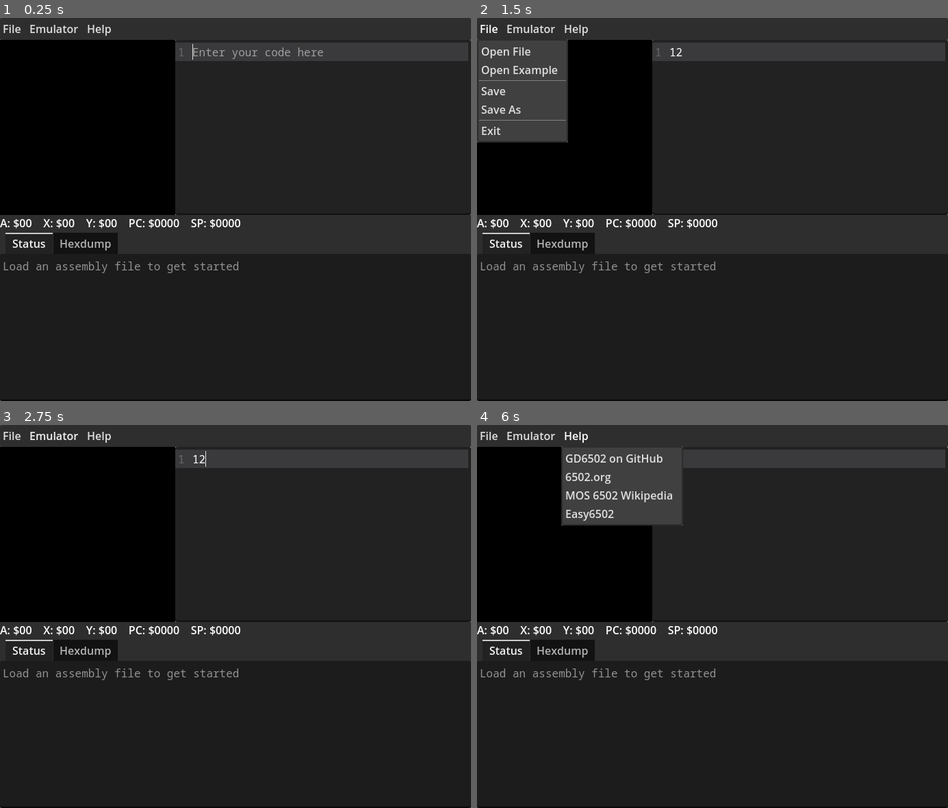
Above: before the commit, frames 1-4 (two rows, left to right).
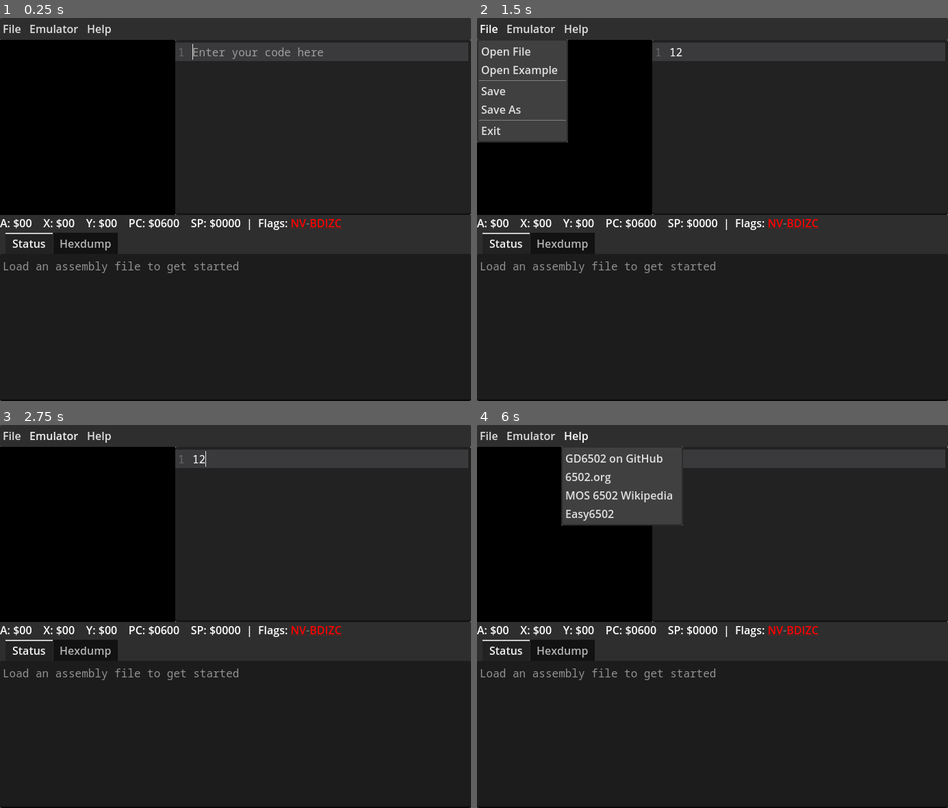
Above: after the commit, the same moments.

Repository: Eggbertx/GD6502-IDE
Game: Godot game, scene res://src/Main.tscn
Two runs of this game, one before a commit and one after it. Both use one fixed random seed, a clock stepped at 60 frames per second and the inputs below.
Inputs (mouse positions are in pixels of both pictures, inside the frame that each line leads up to):
- Up to frame 1 (0.25 s): no input
- Up to frame 2 (1.5 s): click (801, 129) at 0.52 s; type "12" at 0.6 s; click "File" at 1.25 s
- Up to frame 3 (2.75 s): click "Emulator" at 2 s
- Up to frame 4 (6 s): click "File" at 2.75 s; click "Emulator" at 3.5 s; click "File" at 4.25 s; click "Emulator" at 5 s; click "Help" at 5.75 s

The runs differ from the first frame. In frame 1, 0.2% of the frame differs, in the area x 34-73%, y 52-56%; in frame 2, 0.2%; in frame 3, 0.2%; in frame 4, 0.2%.

Commit message:
Show flag info in label, add flag updating

Diff:
--- a/src/Main.gd
+++ b/src/Main.gd
@@ -45,7 +45,7 @@
 
 func _input(event):
 	if event is InputEventKey:
-		if $CPU.get_status() == $CPU.M6502_RUNNING and $CPU.memory.size() >= 0xFF:
+		if $CPU.get_status() == $CPU.status.RUNNING and $CPU.memory.size() >= 0xFF:
 			$CPU.memory[0xFF] = event.keycode & 0xFF
 
 func _notification(what: int) -> void:
@@ -78,9 +78,18 @@
 func assemble_code():
 	var success = asm.assemble()
 	asm.update_hexdump()
-	$CPU.reset($CPU.M6502_STOPPED)
+	$CPU.reset()
 	$UI/MainPanel/TabContainer.current_tab = 0
 	return success
+
+func run_cpu(paused = false):
+	$CPU.set_status(CPU.status.RUNNING)
+	$CPU.execute()
+	$CPU.set_status(CPU.status.PAUSED if paused else CPU.status.RUNNING)
+	update_register_label()
+
+func update_register_label():
+	$UI.update_register_info($CPU.A, $CPU.X, $CPU.Y, $CPU.PC, $CPU.SP, $CPU.flags)
 
 func open_rom(path: String):
 	$UI.log_print("Loading file: %s" % path)
@@ -96,8 +105,8 @@
 	file.close()
 	var success = assemble_code()
 	if success == OK:
-		$CPU.reset($CPU.M6502_RUNNING)
-		$CPU.execute()
+		$CPU.reset($CPU.status.RUNNING)
+		run_cpu()
 
 func enable_emulation(enabled: bool):
 	if enabled:
@@ -123,21 +132,22 @@
 			asm.asm_str = $UI/MainPanel/CodeEdit.text
 			enable_emulation(assemble_code() == OK)
 		EMULATOR_START:
-			$CPU.set_status(CPU.M6502_RUNNING)
+			$CPU.set_status(CPU.status.RUNNING)
 			$ClockTimer.start()
-			$CPU.execute()
+			run_cpu()
 		EMULATOR_PAUSE:
 			var status = $CPU.get_status()
-			if status == CPU.M6502_RUNNING:
-				$CPU.set_status(CPU.M6502_PAUSED)
-			elif status == CPU.M6502_PAUSED:
-				$CPU.set_status(CPU.M6502_RUNNING)
+			if status == CPU.status.RUNNING:
+				$CPU.set_status(CPU.status.PAUSED)
+			elif status == CPU.status.PAUSED:
+				$CPU.set_status(CPU.status.RUNNING)
 		EMULATOR_STEP_FORWARD:
 			logger.write_line("Stepping forward")
+			run_cpu(true)
 		EMULATOR_STEP_BACK:
 			logger.write_line("Stepping back")
 		EMULATOR_STOP:
-			$CPU.set_status(CPU.M6502_STOPPED)
+			$CPU.reset(CPU.status.STOPPED)
 			$ClockTimer.stop()
 		EMULATOR_GOTO:
 			$UI/GoToAddressDialog.show()
@@ -156,19 +166,27 @@
 			OS.shell_open("https://skilldrick.github.io/easy6502/")
 
 func _on_CPU_status_changed(new_status: int, old_status: int) -> void:
+	update_register_label()
+	if logger == null:
+		print("logger is nil, skipping")
+		return
 	match new_status:
-		CPU.M6502_STOPPED:
+		CPU.status.STOPPED:
 			logger.write_line("Stopping emulator")
-		CPU.M6502_RUNNING:
-			if old_status == CPU.M6502_PAUSED:
+		CPU.status.RUNNING:
+			if old_status == CPU.status.PAUSED:
 				logger.write_line("Unpausing emulator")
 			else:
 				logger.write_line("Starting emulator")
-		CPU.M6502_PAUSED:
-			if old_status == CPU.M6502_RUNNING:
+		CPU.status.PAUSED:
+			if old_status == CPU.status.RUNNING:
 				logger.write_line("Pausing emulator")
+		CPU.status.END:
+			logger.write_line("Program end at PC=$%04X" % $CPU.PC)
 
 func _on_clock_timer_timeout():
-	if $CPU.get_status() == CPU.M6502_RUNNING:
-		$CPU.execute()
-		$UI.update_register_info($CPU.A, $CPU.X, $CPU.Y, $CPU.PC, $CPU.SP)
+	if $CPU.get_status() == CPU.status.RUNNING:
+		run_cpu()
+
+func _on_cpu_cpu_reset():
+	update_register_label()
--- a/src/Main.tscn
+++ b/src/Main.tscn
@@ -17,5 +17,6 @@
 [connection signal="file_item_selected" from="UI" to="." method="_on_ui_file_item_selected"]
 [connection signal="file_selected" from="UI" to="." method="open_rom"]
 [connection signal="help_item_selected" from="UI" to="." method="_on_ui_help_item_selected"]
+[connection signal="cpu_reset" from="CPU" to="." method="_on_cpu_cpu_reset"]
 [connection signal="status_changed" from="CPU" to="." method="_on_CPU_status_changed"]
 [connection signal="timeout" from="ClockTimer" to="." method="_on_clock_timer_timeout"]
--- a/src/StatusLogger.tscn
+++ b/src/StatusLogger.tscn
@@ -1,12 +1,10 @@
-[gd_scene load_steps=3 format=2]
+[gd_scene load_steps=3 format=3 uid="uid://be0aqcaj5wour"]
 
-[ext_resource path="res://src/StatusLogger.gd" type="Script" id=1]
-[ext_resource path="res://assets/NotoSansMonoRegular.tres" type="FontFile" id=2]
+[ext_resource type="Script" path="res://src/StatusLogger.gd" id="1"]
+[ext_resource type="FontFile" path="res://assets/NotoSansMonoRegular.tres" id="2"]
 
 [node name="StatusLogger" type="TextEdit"]
 offset_right = 40.0
 offset_bottom = 40.0
-theme_override_fonts/font = ExtResource( 2 )
-readonly = true
-wrap_enabled = true
-script = ExtResource( 1 )
+theme_override_fonts/font = ExtResource("2")
+script = ExtResource("1")
--- a/src/UI.gd
+++ b/src/UI.gd
@@ -7,7 +7,7 @@
 
 const pixel_scale = 8
 const screen_size = 32
-const register_label_format = "A: $%02X    X: $%02X    Y: $%02X    PC: $%04X    SP: $%04X"
+const register_label_format = "A: $%02X    X: $%02X    Y: $%02X    PC: $%04X    SP: $%04X  |  Flags: [color=%s][hint=Negative]N[/hint][/color][color=%s][hint=Overflow]V[/hint][/color][color=777]-[/color][color=%s][hint=BRK]B[/hint][/color][color=%s][hint=BCD]D[/hint][/color][color=%s][hint=Interrupt]I[/hint][/color][color=%s][hint=Zero]Z[/hint][/color][color=%s][hint=Carry]C[/hint][/color]"
 
 @onready var file_menu:PopupMenu = $MenuPanel/HBoxContainer/FileButton.get_popup()
 @onready var emulator_menu:PopupMenu = $MenuPanel/HBoxContainer/EmulatorButton.get_popup()
@@ -78,8 +78,17 @@
 func log_line():
 	$MainPanel/TabContainer/Status.write_linebreak()
 
-func update_register_info(a: int, x: int, y: int, pc: int, sp: int):
-	$MainPanel/RegisterInfo.set_text(register_label_format % [a, x, y, pc, sp])
+func update_register_info(a: int, x: int, y: int, pc: int, sp: int, flags: int):
+	$MainPanel/RegisterInfo.parse_bbcode(register_label_format % [
+		a, x, y, pc, sp,
+		"green" if (flags & CPU.flag_bit.NEGATIVE) == CPU.flag_bit.NEGATIVE else "red",
+		"green" if (flags & CPU.flag_bit.OVERFLOW) == CPU.flag_bit.OVERFLOW else "red",
+		"green" if (flags & CPU.flag_bit.BREAK) == CPU.flag_bit.BREAK else "red",
+		"green" if (flags & CPU.flag_bit.BCD) == CPU.flag_bit.BCD else "red",
+		"green" if (flags & CPU.flag_bit.INTERRUPT) == CPU.flag_bit.INTERRUPT else "red",
+		"green" if (flags & CPU.flag_bit.ZERO) == CPU.flag_bit.ZERO else "red",
+		"green" if (flags & CPU.flag_bit.CARRY) == CPU.flag_bit.CARRY else "red",
+	])
 
 func _unhandled_key_input(event):
 	match event.keycode:
--- a/src/UI.tscn
+++ b/src/UI.tscn
@@ -151,7 +151,7 @@
 delimiter_comments = Array[String]([";"])
 code_completion_enabled = true
 
-[node name="RegisterInfo" type="Label" parent="MainPanel"]
+[node name="RegisterInfo" type="RichTextLabel" parent="MainPanel"]
 layout_mode = 1
 anchors_preset = 12
 anchor_top = 1.0
@@ -162,7 +162,12 @@
 grow_horizontal = 2
 grow_vertical = 0
 size_flags_horizontal = 3
-text = "A: $00    X: $00    Y: $00    PC: $0000    SP: $0000"
+bbcode_enabled = true
+text = "A: $00    X: $00    Y: $00    PC: $0000    SP: $0000  |  Flags: [color=red][hint=Negative]N[/hint][/color][color=red][hint=Overflow]V[/hint][/color][color=777]-[/color][color=red][hint=BRK]B[/hint][/color][color=red][hint=BCD]D[/hint][/color][color=red][hint=Interrupt]I[/hint][/color][color=red][hint=Zero]Z[/hint][/color][color=red][hint=Carry]C[/hint][/color]"
+
+[node name="HBoxContainer" type="HBoxContainer" parent="MainPanel"]
+layout_mode = 0
+offset_bottom = 92.0
 
 [node name="TabContainer" type="TabContainer" parent="MainPanel"]
 layout_mode = 1
--- a/src/cpu/CPU.gd
+++ b/src/cpu/CPU.gd
@@ -3,6 +3,7 @@
 class_name CPU
 
 signal status_changed
+signal cpu_reset
 
 # status register bits
 enum flag_bit {
@@ -16,9 +17,10 @@
 	NEGATIVE = 128
 }
 
-const M6502_STOPPED := 0
-const M6502_RUNNING := 1
-const M6502_PAUSED := 2
+enum status {
+	STOPPED, RUNNING, PAUSED, END
+}
+
 
 const RAM_END := 0x05FF
 const PC_START := 0x0600
@@ -30,7 +32,7 @@
 var Y := 0
 var PC := PC_START
 var SP := 0
-var _status := M6502_STOPPED
+var _status := status.STOPPED
 var memory := []
 var memory_size := 0
 var opcode := 0
@@ -41,7 +43,7 @@
 	reset()
 	logger = null
 
-func get_status() -> int:
+func get_status() -> status:
 	return _status
 
 func get_flag_state(flag: flag_bit) -> bool:
@@ -53,7 +55,9 @@
 	else:
 		flags &= (~flag)
 
-func set_status(new_status: int):
+func set_status(new_status: status, no_reset = false):
+	if new_status == status.STOPPED and !no_reset:
+		reset()
 	if _status == new_status:
 		return
 	var old = _status
@@ -81,13 +85,15 @@
 func _process(_delta:float):
 	execute()
 
-func reset(reset_status:int = _status):
+func reset(reset_status:status = _status):
 	A = 0
 	X = 0
 	Y = 0
 	PC = PC_START
 	SP = 0
-	set_status(reset_status)
+	flags = 0
+	set_status(reset_status, true)
+	cpu_reset.emit()
 
 # basic memory operations
 func pop_byte():
@@ -109,19 +115,25 @@
 	push_byte(byte & 0xFF)
 	push_byte((byte >> 8) & 0xFF)
 
+func _update_zero(register: int):
+	set_flag(flag_bit.ZERO, register == 0)
+
+func _update_negative(register: int):
+	set_flag(flag_bit.NEGATIVE, (register & 0x80) > 0)
+
 func execute(new_PC = -1):
-	if _status != M6502_RUNNING:
+	if _status != status.RUNNING:
 		return
 	if new_PC > -1:
 		PC = new_PC
 
 	if PC >= memory.size():
-		set_status(M6502_STOPPED)
+		set_status(status.END, true)
 
 	opcode = pop_byte()
 	match opcode:
 		0x00: # BRK
-			set_status(M6502_STOPPED)
+			set_status(status.STOPPED, true)
 		0x01:
 			pass
 		0x05:
@@ -322,6 +334,8 @@
 			pass
 		0xA9: # LDA, immediate
 			A = pop_byte()
+			_update_zero(A)
+			_update_negative(A)
 		0xAA:
 			pass
 		0xAC:
Not shown: 1 places in src/UI.tscn that only renumber resources
